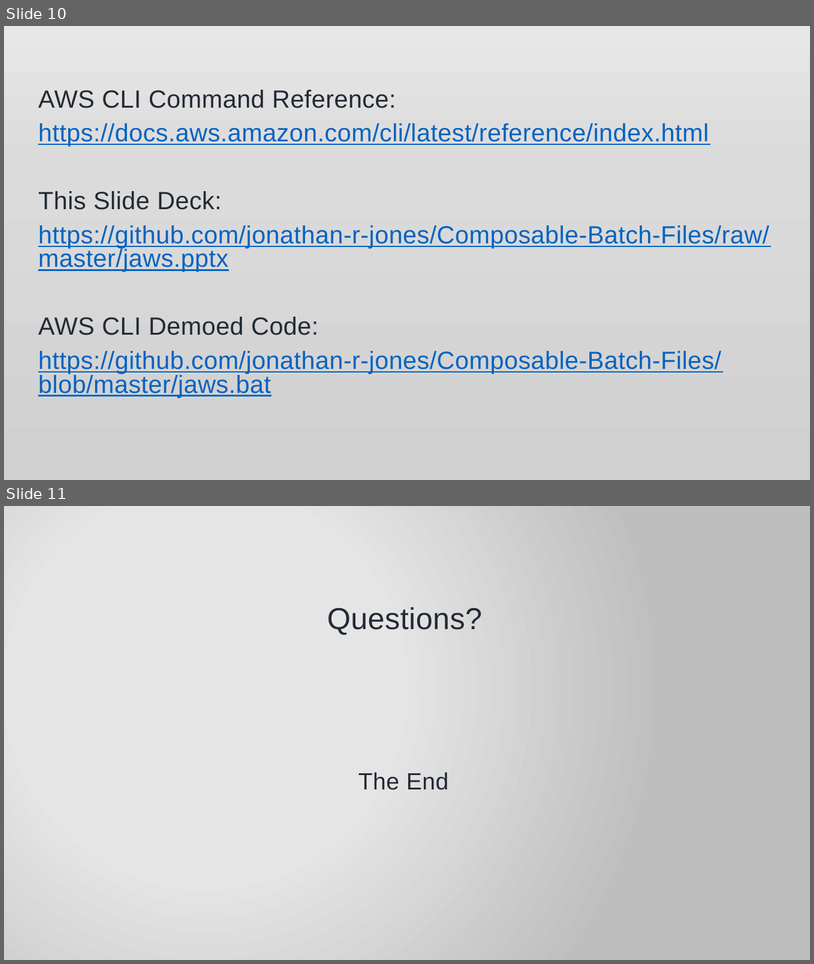
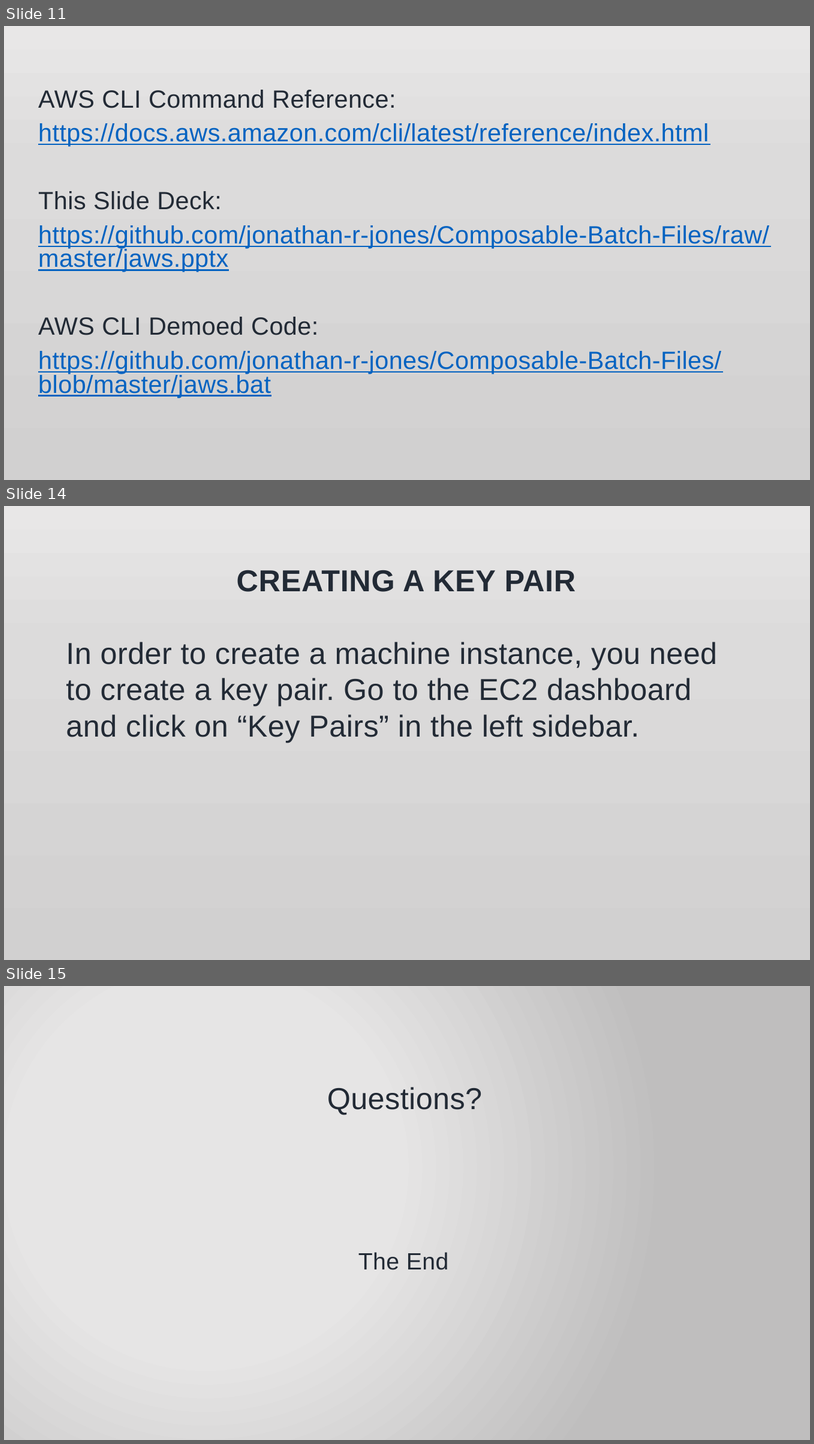
Before and after one commit to jonathan-r-jones/Composable-Batch-Files, a slide deck: jaws.pptx. Shown one above the other, each under a label of ours: slides 10 and 11 before the commit, slides 11, 14 and 15 after it; the slides between them are not shown. The pictures are 814x964 and 814x1444 pixels, drawn with LibreOffice and Linux fonts; fonts in the diff are those of the drawing; background and template pictures are left out. Boxes give left, top, right and bottom in pixels: in the first picture for what was removed or moved away, otherwise in the second. Text is boxed around its words. In the diff, an @@ line names an element or a change of style, - is before the commit and + after.

```diff
--- a/jaws.pptx
+++ b/jaws.pptx
@@ slide 14 added at bbox=[4, 506, 810, 960], background picture (left out) @@
@@ title added at bbox=[237, 570, 576, 592], 36 pt, text #222A35, bold @@
+CREATING A KEY PAIR
@@ text added at bbox=[66, 642, 717, 742], 36 pt, text #222A35 @@
+In order to create a machine instance, you need to create a key pair. Go to the EC2 dashboard and click on “Key Pairs” in the left sidebar.
@@ what was slide 10 is now slide 11 @@
@@ what was slide 11 is now slide 15 @@
```
Also in this commit, not shown: 3 slides changed, 3 other slides added, 4 other files.
